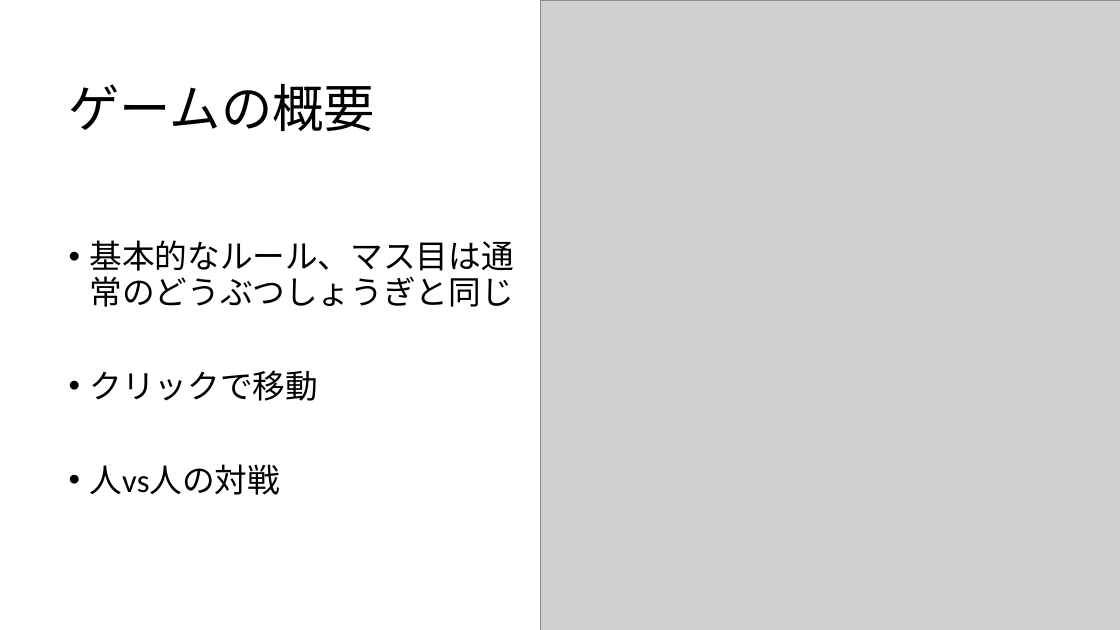
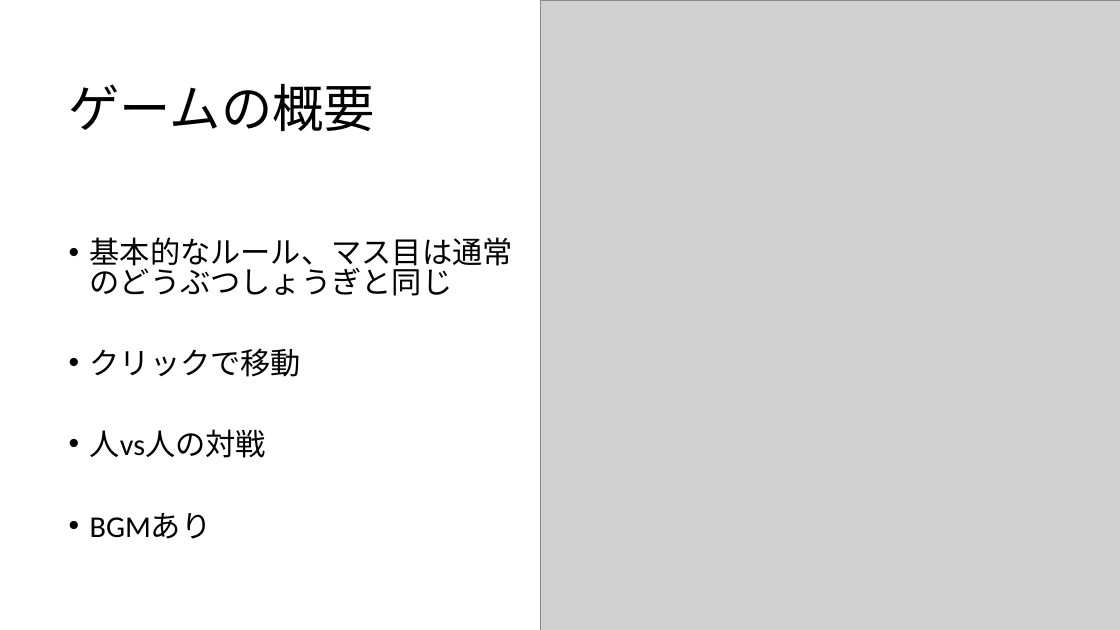
Before and after one commit to koheix/4EProgramming2019, a slide deck: slide 2 of presen.pptx. Drawn at 1120x630 pixels with LibreOffice and Linux fonts; fonts in the diff are those of the drawing; grey boxes stand for pictures. Boxes give left, top, right and bottom in pixels: in the first picture for what was removed or moved away, otherwise in the second. Text is boxed around its words. In the diff, an @@ line names an element or a change of style, - is before the commit and + after.

```diff
--- a/presen.pptx
+++ b/presen.pptx
@@ text at (90,237,513,458): size 28 to 25.9 pt in "基本的なルール、マス目は通常のどうぶつしょうぎと同じ", "クリックで移動", "人vs人の対戦"; line spacing 0.9 to 0.8 @@
@@ text at (90,513,212,539): paragraph added @@
+• BGMあり
```
Also in this commit, not shown: 1 other slide changed.
